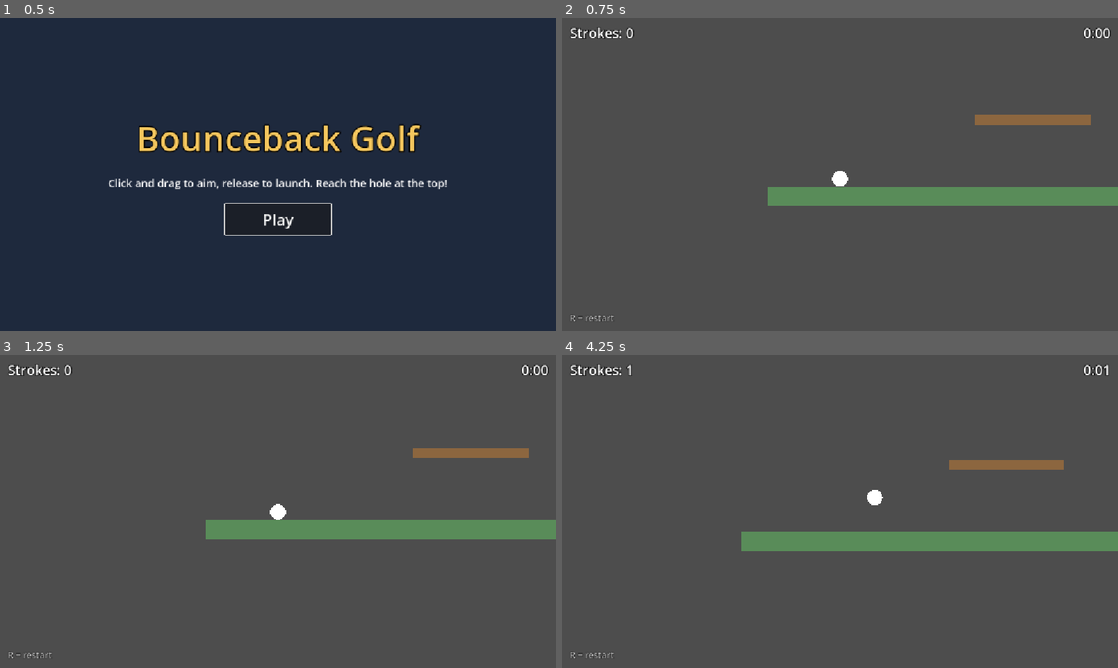
Above: before the commit, frames 1-4 (two rows, left to right).
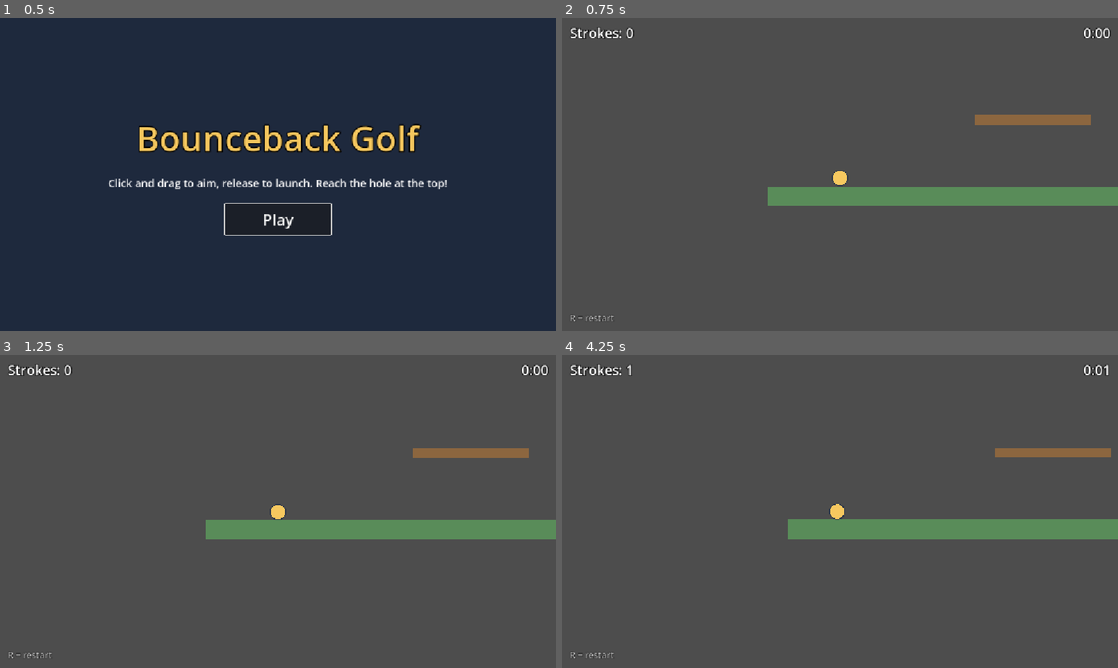
Above: after the commit, the same moments.

Repository: Khazap/bounceback-golf
Game: Godot game, scene res://scenes/ui/Title.tscn
Same seed, same stepped clock (60 frames per second), same inputs: the game is played once before the commit and once after it.
Inputs (mouse positions are in pixels of both pictures, inside the frame that each line leads up to):
- Up to frame 1 (0.5 s): no input
- Up to frame 2 (0.75 s): click "Play" at 0.5 s
- Up to frame 3 (1.25 s): no input
- Up to frame 4 (4.25 s): tap Enter at 1.25 s; move the mouse to (962, 495) at 1.27 s; tap R at 1.35, 2.85 s; click (962, 495) at 1.42 s; tap Space at 2 s; drag from (728, 527) to (812, 574) at 2.02 s; move the mouse to (895, 442) at 2.77 s; click (895, 442) at 2.92 s; drag from (812, 574) to (673, 464) at 3.52 s

Frame 1 is identical in both runs. In frame 2, 0.1% of the frame differs, in the area x 48-52%, y 48-54%; in frame 3, 0.1%; in frame 4, 6.6%, in the area x 32-100%, y 29-63%.

Commit message:
Use Person A's real Ball in Main, remove placeholder ball
Co-Authored-By: Claude Opus 5.5 <noreply@anthropic.com>

Diff:
--- a/scenes/Main.tscn
+++ b/scenes/Main.tscn
@@ -1,7 +1,7 @@
 [gd_scene format=3]
 
 [ext_resource type="Script" path="res://scripts/main.gd" id="1_main"]
-[ext_resource type="Script" path="res://scripts/placeholder_ball.gd" id="2_ball"]
+[ext_resource type="PackedScene" path="res://scenes/ball/Ball.tscn" id="2_ball"]
 [ext_resource type="Script" path="res://scripts/placeholder_goal.gd" id="3_goal"]
 [ext_resource type="PackedScene" path="res://scenes/ui/HUD.tscn" id="4_hud"]
 [ext_resource type="PackedScene" path="res://scenes/ui/WinScreen.tscn" id="5_win"]
@@ -17,12 +17,6 @@
 
 [sub_resource type="RectangleShape2D" id="RectangleShape2D_goal"]
 size = Vector2(48, 48)
-
-[sub_resource type="CircleShape2D" id="CircleShape2D_ball"]
-radius = 16.0
-
-[sub_resource type="PhysicsMaterial" id="PhysicsMaterial_bouncy"]
-bounce = 0.5
 
 [node name="Main" type="Node2D"]
 script = ExtResource("1_main")
@@ -85,18 +79,8 @@
 color = Color(1, 0.85, 0.2, 1)
 polygon = PackedVector2Array(-24, -24, 24, -24, 24, 24, -24, 24)
 
-[node name="Ball" type="RigidBody2D" parent="." groups=["ball"]]
+[node name="Ball" parent="." instance=ExtResource("2_ball")]
 position = Vector2(150, 580)
-physics_material_override = SubResource("PhysicsMaterial_bouncy")
-continuous_cd = 1
-linear_damp = 0.5
-script = ExtResource("2_ball")
-
-[node name="CollisionShape2D" type="CollisionShape2D" parent="Ball"]
-shape = SubResource("CircleShape2D_ball")
-
-[node name="Camera2D" type="Camera2D" parent="Ball"]
-position_smoothing_enabled = true
 
 [node name="HUD" parent="." instance=ExtResource("4_hud")]
 
--- a/scripts/placeholder_ball.gd
+++ /dev/null
@@ -1,79 +0,0 @@
-extends RigidBody2D
-## TEMPORARY stand-in for Person A's real ball (scenes/ball/Ball.tscn).
-## It has the same signals, variable and function as the team contract, so
-## main.gd works the same with this one and with the real one.
-## Delete this file once the real Ball is in Main.tscn.
-
-signal launched
-signal came_to_rest
-
-var input_enabled: bool = true
-
-const RADIUS := 16.0
-const POWER := 6.0       # launch speed per pixel dragged
-const MAX_DRAG := 200.0  # longer drags don't add more power
-
-var drag_start = null    # where the mouse was pressed (null = not aiming)
-var is_moving := false   # true from launch until the ball stops
-var still_time := 0.0    # how long the ball has been (almost) still
-var _visual_scale := Vector2.ONE
-var _was_touching := false
-
-
-func _draw() -> void:
-	draw_set_transform(Vector2.ZERO, 0.0, _visual_scale)
-	draw_circle(Vector2.ZERO, RADIUS, Color.WHITE)
-	draw_set_transform(Vector2.ZERO, 0.0, Vector2.ONE)
-
-
-## Teleports the ball and stops it. RigidBody2D is moved by the physics
-## engine, so we set its position through the PhysicsServer2D.
-func reset_to(pos: Vector2) -> void:
-	linear_velocity = Vector2.ZERO
-	angular_velocity = 0.0
-	PhysicsServer2D.body_set_state(get_rid(), PhysicsServer2D.BODY_STATE_TRANSFORM, Transform2D(0.0, pos))
-	drag_start = null
-	is_moving = false
-
-
-func _unhandled_input(event: InputEvent) -> void:
-	if not input_enabled:
-		return
-	if event is InputEventMouseButton and event.button_index == MOUSE_BUTTON_LEFT:
-		if event.pressed:
-			# Only start aiming when the ball is (almost) stopped.
-			if linear_velocity.length() < 10.0:
-				drag_start = event.position
-		elif drag_start != null:
-			# Slingshot: drag away from where you want to shoot.
-			var drag: Vector2 = (drag_start - event.position).limit_length(MAX_DRAG)
-			drag_start = null
-			if drag.length() > 5.0:
-				apply_central_impulse(drag * POWER)
-				is_moving = true
-				still_time = 0.0
-				launched.emit()
-
-
-func _physics_process(delta: float) -> void:
-	var touching := get_contact_count() > 0
-	if touching and not _was_touching:
-		_squish_on_impact()
-	_was_touching = touching
-	queue_redraw()
-
-	# The ball counts as "at rest" after being slow for 0.3 seconds.
-	if is_moving:
-		if linear_velocity.length() < 10.0:
-			still_time += delta
-			if still_time > 0.3:
-				is_moving = false
-				came_to_rest.emit()
-		else:
-			still_time = 0.0
-
-
-func _squish_on_impact() -> void:
-	var impact_tween := create_tween()
-	impact_tween.tween_property(self, "_visual_scale", Vector2(1.2, 0.8), 0.06)
-	impact_tween.tween_property(self, "_visual_scale", Vector2.ONE, 0.18)
Not shown, removed: scripts/placeholder_ball.gd.uid
